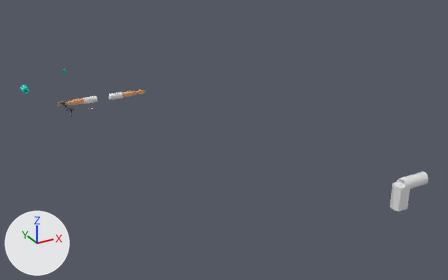
The Blender file Art/LoganB/Gun.blend: old version first, new version second.
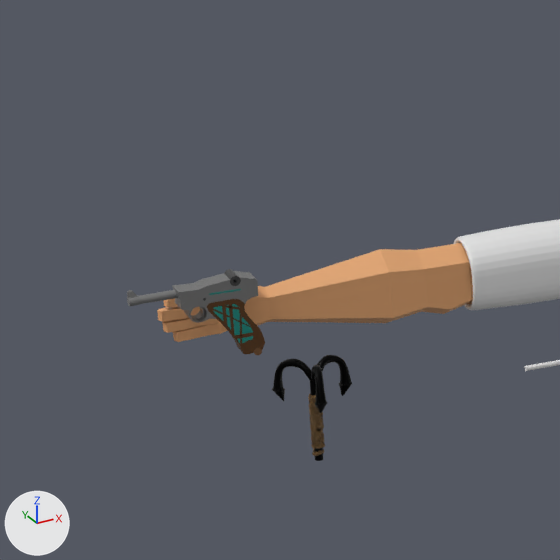
Each version appears first whole from a 50 mm camera at (-42.6, -142.4, 50.9) aimed at (14.1, -39.3, -0.7), and next in a close-up on the part from 10% to 20% of the width and 28% to 45% of the height. Lighting does not change. The marker at lower left points along +X, +Y and +Z.
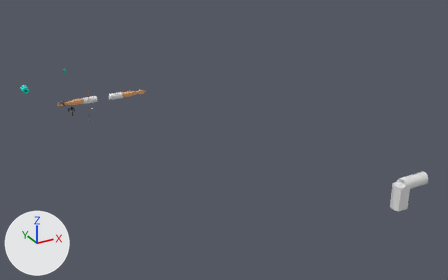
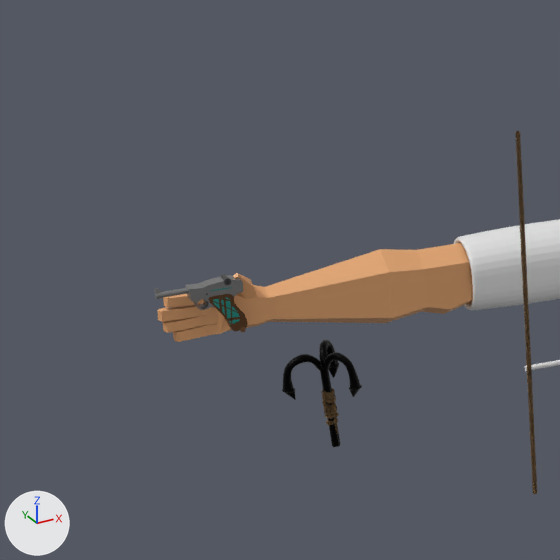
Commit message: Upadted it again

ob_nurbspath is not drawn itself; it is used by a modifier of ob_circle_002.
ob_nurbspath_002 is not drawn itself; it is used by a modifier of ob_circle_003.
ob_nurbspath_004 is not drawn itself; it is used by a modifier of ob_circle_004.

The change, as a diff of the scene's bpy script:
```diff
--- a/Art/LoganB/Gun.blend.py
+++ b/Art/LoganB/Gun.blend.py
@@ ob_cube_004 @@
 ob_cube_004 = bpy.data.objects.new('Cube.004', me_cube_002)
-ob_cube_004.location = (-9.86, -5.1, 0.36)
+ob_cube_004.location = (-9.85, -4.82, 0.47)
 ob_cube_004.rotation_euler = (0.0, 0.0, -4.712)  # degrees (0, 0, -270)
-ob_cube_004.scale = (0.217, 0.217, 0.217)
+ob_cube_004.scale = (0.147, 0.147, 0.147)
@@ ob_cube_008 @@
 ob_cube_008 = bpy.data.objects.new('Cube.008', me_cube_008)
-ob_cube_008.location = (-9.8, -5.1, 1.02)
+ob_cube_008.location = (-9.81, -4.82, 0.92)
 ob_cube_008.rotation_euler = (0.0, 0.0, -4.712)  # degrees (0, 0, -270)
-ob_cube_008.scale = (0.0749, 0.0749, 0.0749)
+ob_cube_008.scale = (0.0507, 0.0507, 0.0507)
@@ ob_circle_002 @@
 ob_circle_002 = bpy.data.objects.new('Circle.002', me_circle_005)
-ob_circle_002.location = (-9.79, -11.12, -0.62)
-ob_circle_002.rotation_euler = (-0.0422, -0.0469, -1.698)  # degrees (-2.4, -2.7, -97)
+ob_circle_002.location = (-6.86, -15.36, -0.46)
+ob_circle_002.rotation_euler = (0.149, 0.0000771, -0.012)  # degrees (8.5, 0, -0.7)
 ob_circle_002.scale = (0.0257, 0.0257, 0.0192)
@@ ob_circle_002 @@
 _m = ob_circle_002.modifiers.new('Screw', 'SCREW')
 _m.screw_offset = 10.9
-_m = ob_circle_002.modifiers.new('Curve', 'CURVE')
-_m.object = ob_nurbspath
-_m.deform_axis = 'POS_Z'
 _m = ob_circle_002.modifiers.new('Array', 'ARRAY')
@@ ob_circle_002 @@
 _m = ob_circle_002.modifiers.new('Array', 'ARRAY')
 _m.relative_offset_displace = (0.0, 0.0, 0.8)
+_m = ob_circle_002.modifiers.new('Curve', 'CURVE')
@@ ob_circle_003 @@
 ob_circle_003 = bpy.data.objects.new('Circle.003', me_circle_007)
-ob_circle_003.location = (-9.79, -11.12, -0.62)
-ob_circle_003.rotation_euler = (-0.0422, -0.0469, -1.698)  # degrees (-2.4, -2.7, -97)
+ob_circle_003.location = (-9.59, -11.71, -0.16)
+ob_circle_003.rotation_euler = (-0.0346, -0.0641, -5.195)  # degrees (-2, -3.7, -298)
 ob_circle_003.scale = (0.0257, 0.0257, 0.0192)
@@ ob_circle_004 @@
 ob_circle_004 = bpy.data.objects.new('Circle.004', me_circle_008)
-ob_circle_004.location = (-9.79, -11.12, -0.62)
-ob_circle_004.rotation_euler = (-0.0422, -0.0469, -1.698)  # degrees (-2.4, -2.7, -97)
+ob_circle_004.location = (-9.59, -11.71, -0.16)
+ob_circle_004.rotation_euler = (-0.0346, -0.0641, -5.195)  # degrees (-2, -3.7, -298)
 ob_circle_004.scale = (0.0257, 0.0257, 0.0192)
@@ ob_cube_003 @@
 ob_cube_003 = bpy.data.objects.new('Cube.003', me_cube_010)
-ob_cube_003.location = (-9.78, -11.11, -0.51)
-ob_cube_003.rotation_euler = (0.0618, -0.013, -3.794)  # degrees (3.5, -0.7, -217)
+ob_cube_003.location = (-9.61, -11.71, -0.06)
+ob_cube_003.rotation_euler = (0.0728, 0.00211, -7.291)  # degrees (4.2, 0.1, 302)
 ob_cube_003.scale = (0.155, 0.155, 0.15)
@@ ob_nurbspath @@
 ob_nurbspath = bpy.data.objects.new('NurbsPath', cu_nurbspath_001)
-ob_nurbspath.location = (-9.788, -11.11, -0.474)
-ob_nurbspath.rotation_euler = (-0.0422, -0.0469, -1.698)  # degrees (-2.4, -2.7, -97)
+ob_nurbspath.location = (-9.6, -11.71, -0.0176)
+ob_nurbspath.rotation_euler = (-0.0346, -0.0641, -5.195)  # degrees (-2, -3.7, -298)
 ob_nurbspath.scale = (0.593, 0.593, 0.593)
@@ ob_nurbspath_002 @@
 ob_nurbspath_002 = bpy.data.objects.new('NurbsPath.002', cu_nurbspath_004)
-ob_nurbspath_002.location = (-9.771, -11.1, -0.119)
-ob_nurbspath_002.rotation_euler = (0.0408, 0.0481, -4.869)  # degrees (2.3, 2.8, -279)
+ob_nurbspath_002.location = (-9.622, -11.73, 0.337)
+ob_nurbspath_002.rotation_euler = (0.0328, 0.0651, -8.366)  # degrees (1.9, 3.7, 241)
 ob_nurbspath_002.scale = (0.593, 0.593, 0.593)
@@ ob_nurbspath_004 @@
 ob_nurbspath_004 = bpy.data.objects.new('NurbsPath.004', cu_nurbspath_006)
-ob_nurbspath_004.location = (-9.757, -11.09, 0.175)
-ob_nurbspath_004.rotation_euler = (-0.0237, -0.0585, -8.329)  # degrees (-1.4, -3.4, 243)
+ob_nurbspath_004.location = (-9.64, -11.74, 0.63)
+ob_nurbspath_004.rotation_euler = (3.131, 3.214, -8.685)  # degrees (179, 184, 222)
 ob_nurbspath_004.scale = (0.593, 0.593, 0.593)
```

What differs and where, as boxes (x1, y1, x2, y2) in the close-ups (560 x 560 px):
'Cube.008', moved, rescaled (32% narrower, 32% shorter): before (127, 269, 265, 355); after (155, 274, 248, 332)
'Cube.003', moved, turned: before (272, 355, 352, 461); after (282, 340, 362, 447)
'Circle.002', moved, turned, modifiers changed: before (308, 393, 325, 456); after (515, 131, 537, 494)
'Cube.004', moved, rescaled (33% narrower, 32% shorter): before (212, 304, 254, 344); after (212, 297, 240, 324)
'Circle.003', moved, turned: before (310, 419, 324, 437); after (323, 403, 339, 425)
'Circle.004', moved, turned: before (309, 404, 323, 423); after (322, 389, 338, 434)
